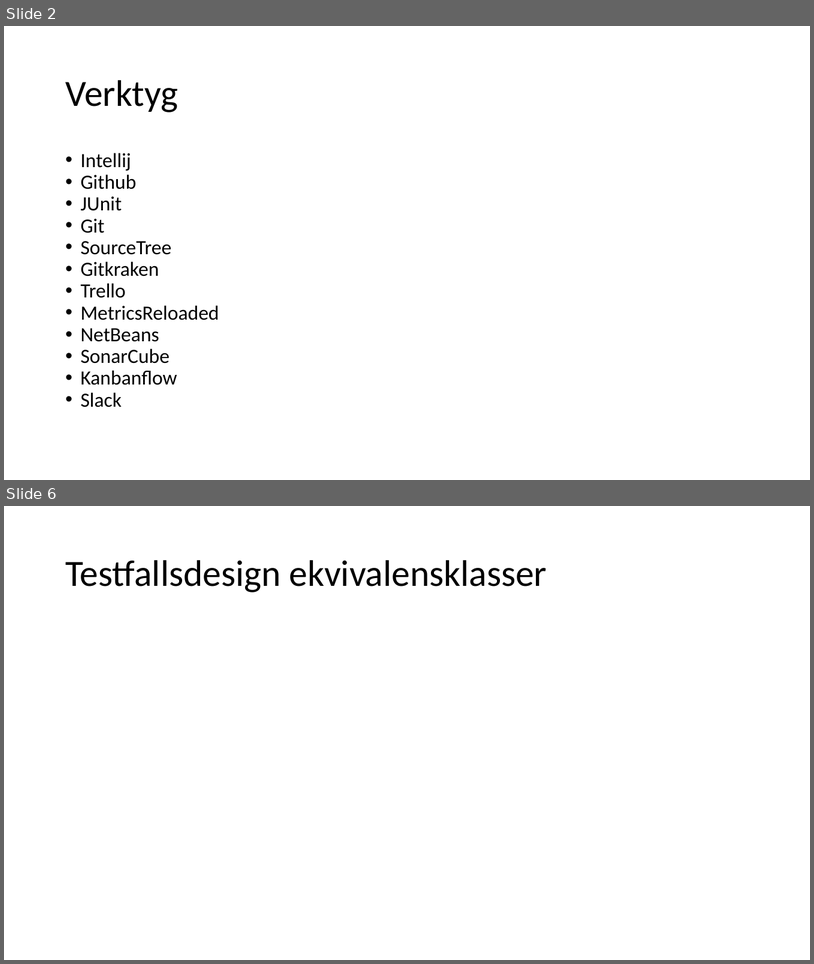
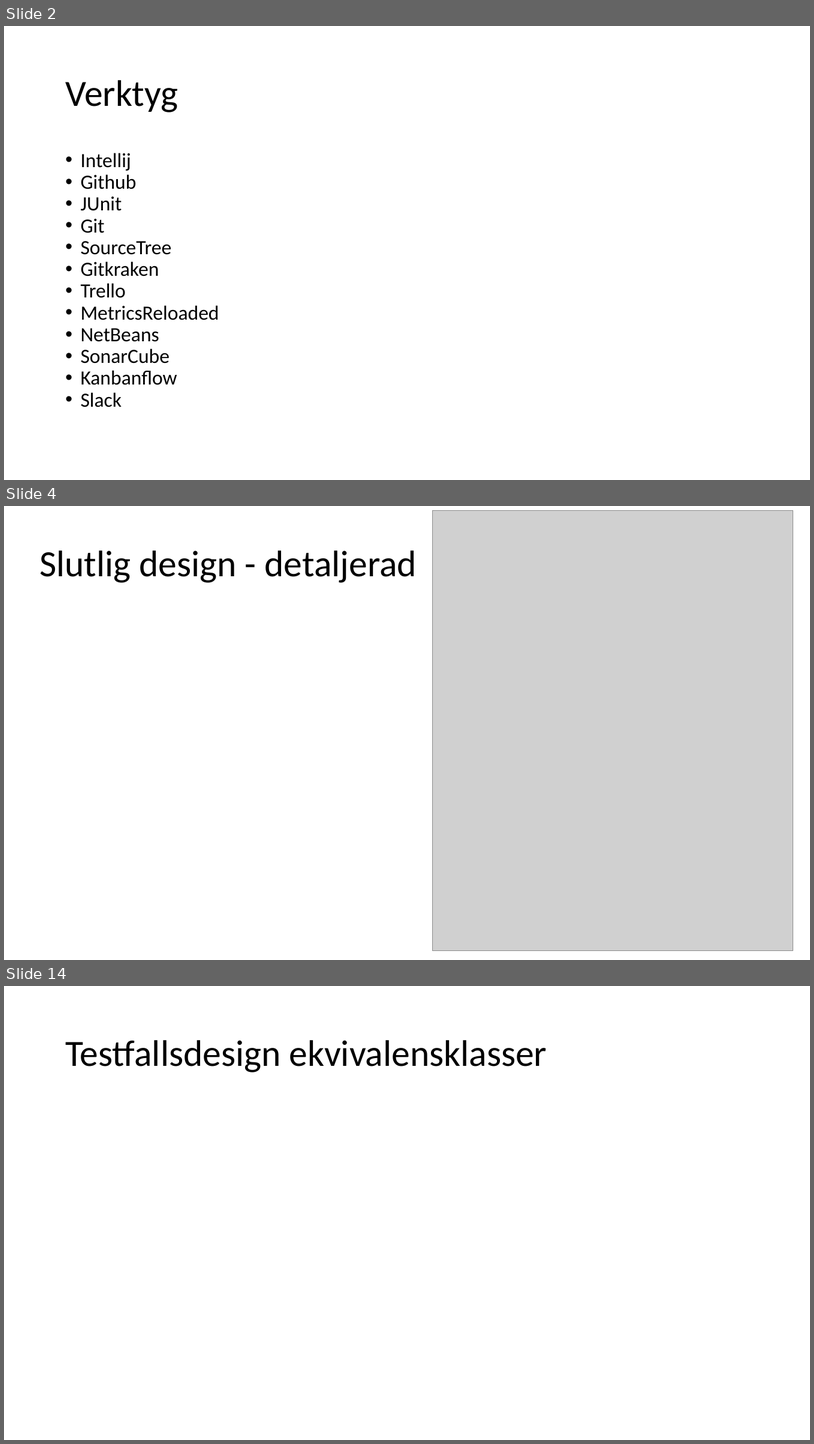
Before and after one commit to Pontussand/INTE2016Project, a slide deck: reports/Slutredovisning/slutredovisning_grupp2.pptx. Shown one above the other, each under a label of ours: slides 2 and 6 before the commit, slides 2, 4 and 14 after it; the slides between them are not shown. The pictures are 814x964 and 814x1444 pixels, drawn with LibreOffice and Linux fonts; fonts in the diff are those of the drawing; grey boxes stand for pictures. Boxes give left, top, right and bottom in pixels: in the first picture for what was removed or moved away, otherwise in the second. Text is boxed around its words. In the diff, an @@ line names an element or a change of style, - is before the commit and + after.

Commit message:
Uppdaterade rapporten med TDD för mig, Annika och Felix + fler test för touch utefter ekvivalensklasserna + sparade och la in det detaljerade klassdiagrammet som Felix tagit fram

```diff
--- a/reports/Slutredovisning/slutredovisning_grupp2.pptx
+++ b/reports/Slutredovisning/slutredovisning_grupp2.pptx
@@ slide 4 added at box(4, 506, 810, 960), background #FFFFFF @@
@@ picture added at box(433, 510, 794, 951) @@
@@ text added at box(39, 550, 417, 583), 44 pt, text #000000 @@
+Slutlig design - detaljerad
@@ what was slide 6 is now slide 14 @@
```
Also in this commit, not shown: 5 slides changed, 7 other slides added, 4 other files.
